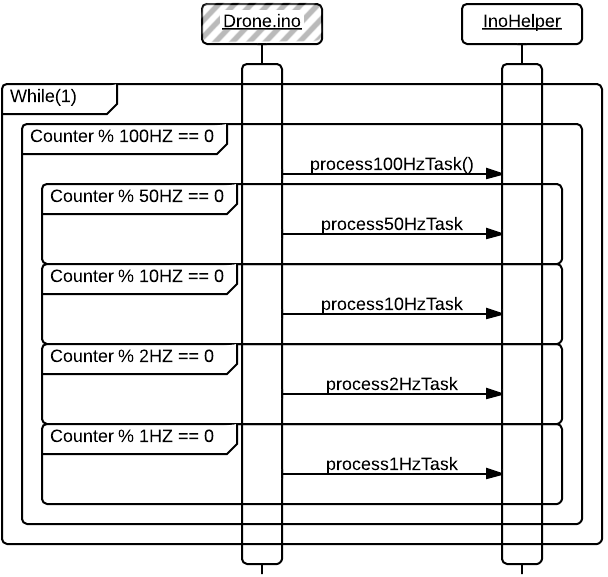
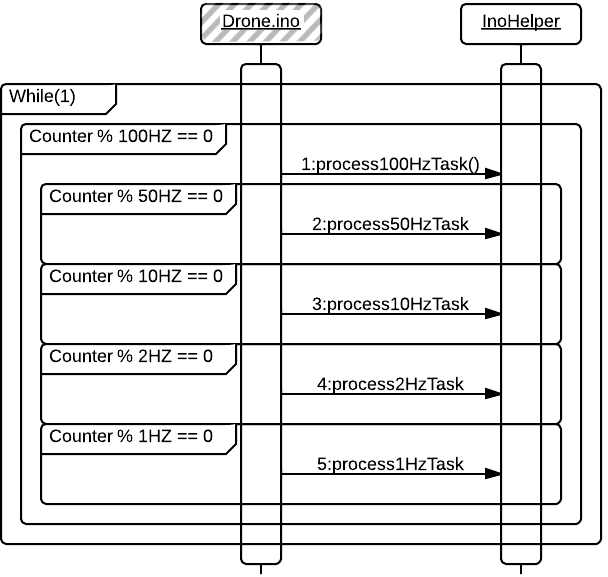
Two versions of the same layered image (608 x 577). Layer-by-layer changes:
added layer "Layer 5" above "Layer 3" over [0, 3, 604, 575]
hid "Layer 3" over [0, 3, 604, 575]
